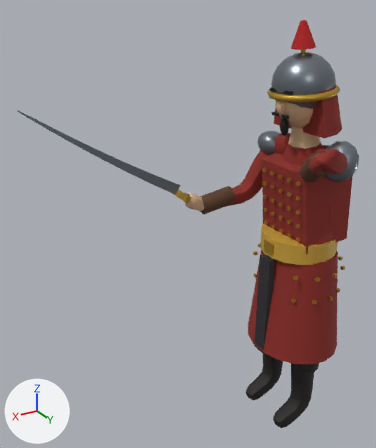
The glTF model models/era1/xitoy_otliq.glb as it was, and as the next commit left it.
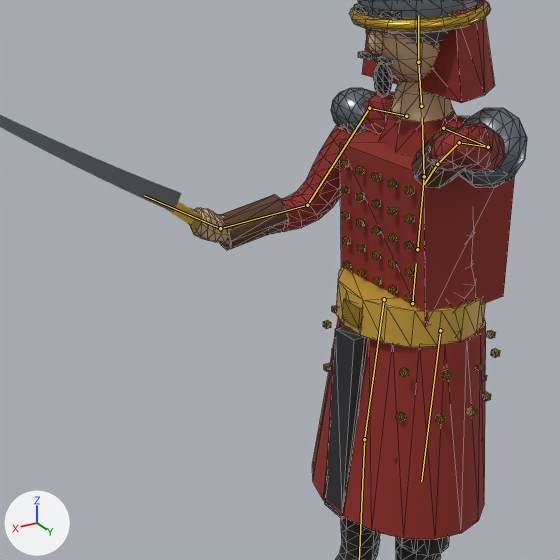
Each version is shown whole from a 50 mm camera at (1.549, 1.621, 1.957) aimed at (0.504, -0.121, 1.086), then close up on the part from 23% to 100% of the width and 19% to 84% of the height. Every picture has the same lights, and +X, +Y and +Z are marked at lower left. The last two pictures show the newer version. Both versions are drawn at frame 24 of the action 'Block'; the numbers are the values there. The bones that change, and the others that lie on the model, are drawn over the model as lines in the close-ups. The close-ups show mesh edges as thin lines.

In view in the first close-up: 'Body', 'Sword'.
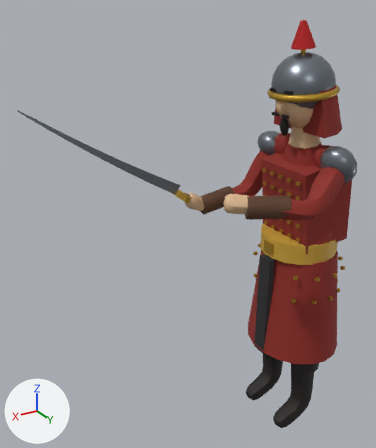
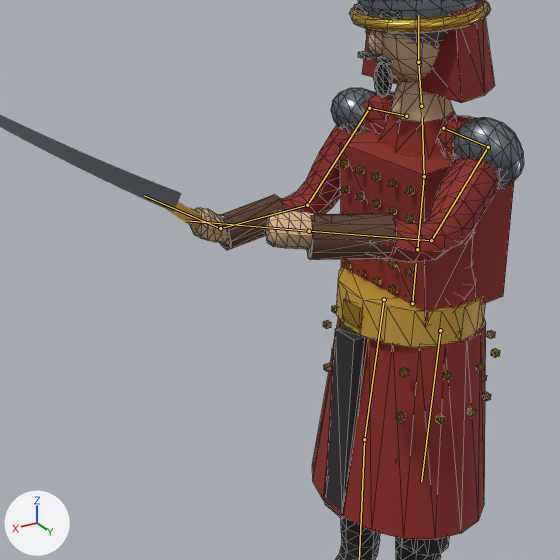
Diff of the bpy script that builds the scene:
```diff
--- a/models/era1/xitoy_otliq.glb.py
+++ b/models/era1/xitoy_otliq.glb.py
@@ bone_upperarm_l @@
 bone_upperarm_l = bpy.data.objects['Rig'].pose.bones['UpperArm.L']  # child of 'Shoulder.L'
-bone_upperarm_l.rotation_quaternion = (0.527, 0.103, -0.276, -0.797)  # degrees (34, -7, -115)
+bone_upperarm_l.rotation_quaternion = (0.829, 0.087, -0.135, -0.535)  # degrees (17, -7, -67)
@@ bone_forearm_l @@
 bone_forearm_l = bpy.data.objects['Rig'].pose.bones['ForeArm.L']  # child of 'UpperArm.L'
-bone_forearm_l.rotation_quaternion = (0.139, -0.825, 0.177, -0.518)  # degrees (-136, -54, -47)
+bone_forearm_l.rotation_quaternion = (0.807, -0.193, 0.387, -0.402)  # degrees (-45, 28, -65)
```

Where the change shows, as pixel boxes [x1, y1, x2, y2] in the close-ups (560 x 560 px):
'Body', posed: before [190, 0, 527, 560]; after [190, 0, 524, 560]
bone 'UpperArm.L', root to tip: before (488, 147) to (459, 142); after (488, 147) to (431, 240)
bone 'ForeArm.L', root to tip: before (459, 142) to (437, 164); after (431, 240) to (309, 231)
